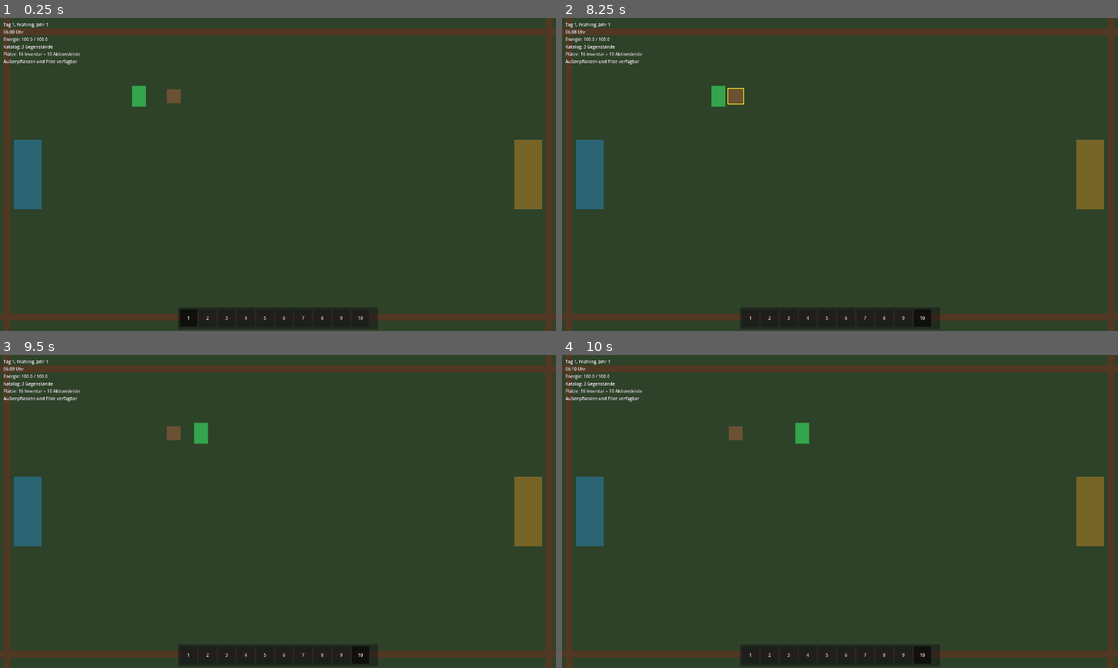
Above: before the commit, frames 1-4 (two rows, left to right).
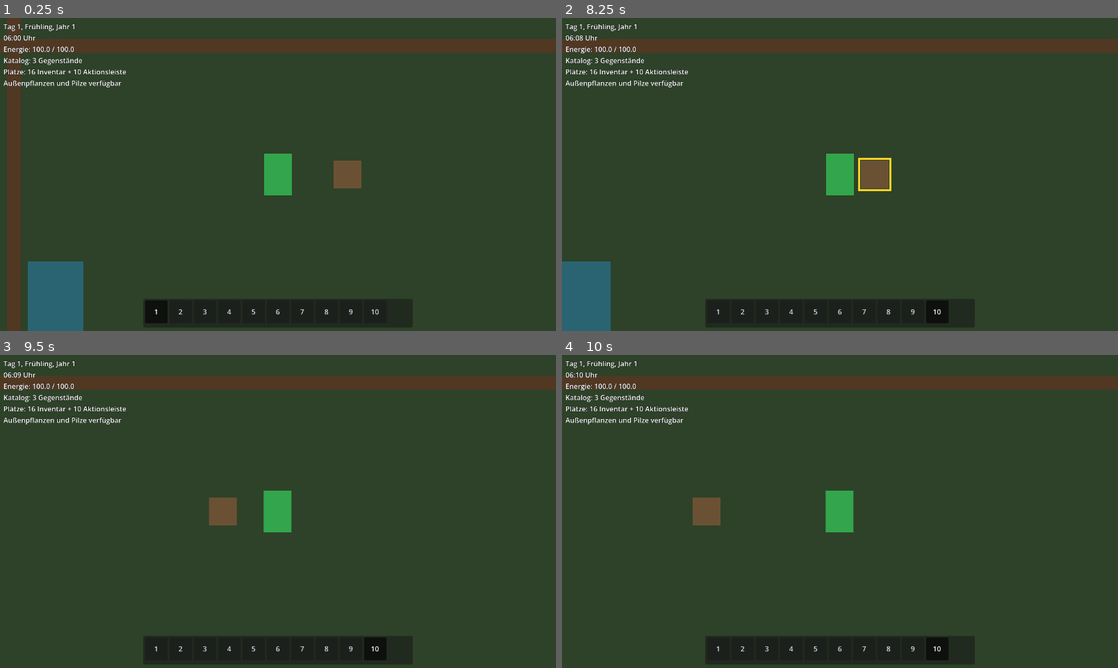
Above: after the commit, the same moments.

Repository: stasar14-rgb/Harvest-Dream
Game: Godot game, scene res://scenes/main.tscn
Same seed, same stepped clock (60 frames per second), same inputs: the game is played once before the commit and once after it.
Inputs (mouse positions are in pixels of both pictures, inside the frame that each line leads up to):
- Up to frame 1 (0.25 s): no input
- Up to frame 2 (8.25 s): click "1" at 0.5 s; click "2" at 1.25 s; click "3" at 2 s; click "4" at 2.75 s; click "5" at 3.5 s; click "6" at 4.25 s; click "7" at 5 s; click "8" at 5.75 s; click "9" at 6.5 s; click "10" at 7.25 s; tap Enter at 8 s; move the mouse to (962, 158) at 8.02 s; hold D (move_right) from 8.03 s (still down); hold E (interact) from 8.03 s (still down); click (962, 158) at 8.17 s
- Up to frame 3 (9.5 s): release D (move_right) at 8.75 s; release E (interact) at 8.75 s; drag from (166, 527) to (27, 511) at 8.77 s
- Up to frame 4 (10 s): tap Space at 9.5 s; move the mouse to (895, 442) at 9.52 s; hold D (move_right) from 9.53 s (still down); hold E (interact) from 9.53 s (still down)

The runs differ from the first frame. In frame 1, 19% of the frame differs, in the area x 0-100%, y 0-100%; in frame 2, 18%; in frame 3, 16%; in frame 4, 16%.

Commit message:
Darstellung auf 1280x720 abstimmen

Diff:
--- a/scenes/player/player.tscn
+++ b/scenes/player/player.tscn
@@ -31,3 +31,4 @@
 shape = SubResource("CircleShape2D_interaction")
 
 [node name="Camera2D" type="Camera2D" parent="." unique_id=590677019]
+zoom = Vector2(2, 2)
--- a/scenes/test_area.tscn
+++ b/scenes/test_area.tscn
@@ -24,13 +24,13 @@
 [node name="TimeLabel" type="Label" parent="DebugTimeLayer"]
 offset_left = 8.0
 offset_top = 8.0
-offset_right = 260.0
-offset_bottom = 130.0
+offset_right = 520.0
+offset_bottom = 220.0
 mouse_filter = 2
 theme_override_colors/font_color = Color(1, 1, 1, 1)
 theme_override_colors/font_outline_color = Color(0, 0, 0, 1)
-theme_override_constants/outline_size = 1
-theme_override_font_sizes/font_size = 10
+theme_override_constants/outline_size = 2
+theme_override_font_sizes/font_size = 16
 text = "Kalender wird geladen ..."
 script = ExtResource("4_debug_time")
 
--- a/scenes/ui/inventory_ui.tscn
+++ b/scenes/ui/inventory_ui.tscn
@@ -3,7 +3,7 @@
 [ext_resource type="Script" path="res://scripts/inventory/inventory_ui.gd" id="1_inventory_ui"]
 
 [sub_resource type="Theme" id="Theme_inventory"]
-default_font_size = 10
+default_font_size = 16
 
 [node name="InventoryUI" type="CanvasLayer"]
 layer = 20
@@ -26,27 +26,27 @@
 anchor_top = 0.5
 anchor_right = 0.5
 anchor_bottom = 0.5
-offset_left = -190.0
-offset_top = -155.0
-offset_right = 190.0
-offset_bottom = 125.0
+offset_left = -300.0
+offset_top = -250.0
+offset_right = 300.0
+offset_bottom = 210.0
 grow_horizontal = 2
 grow_vertical = 2
 mouse_filter = 0
 
 [node name="Margin" type="MarginContainer" parent="Root/InventoryPanel"]
 layout_mode = 2
-theme_override_constants/margin_left = 12
-theme_override_constants/margin_top = 12
-theme_override_constants/margin_right = 12
-theme_override_constants/margin_bottom = 12
+theme_override_constants/margin_left = 20
+theme_override_constants/margin_top = 20
+theme_override_constants/margin_right = 20
+theme_override_constants/margin_bottom = 20
 
 [node name="VBox" type="VBoxContainer" parent="Root/InventoryPanel/Margin"]
 layout_mode = 2
 
 [node name="Title" type="Label" parent="Root/InventoryPanel/Margin/VBox"]
 layout_mode = 2
-theme_override_font_sizes/font_size = 12
+theme_override_font_sizes/font_size = 22
 text = "Inventar"
 horizontal_alignment = 1
 
@@ -57,7 +57,7 @@
 
 [node name="InventoryScroll" type="ScrollContainer" parent="Root/InventoryPanel/Margin/VBox"]
 layout_mode = 2
-custom_minimum_size = Vector2(0, 168)
+custom_minimum_size = Vector2(0, 300)
 horizontal_scroll_mode = 0
 
 [node name="InventoryGrid" type="GridContainer" parent="Root/InventoryPanel/Margin/VBox/InventoryScroll"]
@@ -77,10 +77,10 @@
 anchor_top = 1.0
 anchor_right = 0.5
 anchor_bottom = 1.0
-offset_left = -230.0
-offset_top = -54.0
-offset_right = 230.0
-offset_bottom = -4.0
+offset_left = -310.0
+offset_top = -74.0
+offset_right = 310.0
+offset_bottom = -8.0
 grow_horizontal = 2
 grow_vertical = 0
 mouse_filter = 0
@@ -115,10 +115,10 @@
 cancel_button_text = "Abbrechen"
 
 [node name="QuantitySpinBox" type="SpinBox" parent="QuantityDialog"]
-offset_left = 8.0
-offset_top = 54.0
-offset_right = 292.0
-offset_bottom = 86.0
+offset_left = 12.0
+offset_top = 72.0
+offset_right = 408.0
+offset_bottom = 112.0
 min_value = 1.0
 value = 1.0
 allow_greater = false
--- a/scripts/inventory/inventory_slot_control.gd
+++ b/scripts/inventory/inventory_slot_control.gd
@@ -13,7 +13,7 @@
 	item_database = new_item_database
 	container_id = new_container_id
 	slot_index = new_slot_index
-	custom_minimum_size = Vector2(40, 40)
+	custom_minimum_size = Vector2(52, 52)
 	focus_mode = Control.FOCUS_NONE
 	update_slot()
 
@@ -59,7 +59,7 @@
 	if slot == null or slot.is_empty():
 		return null
 	var preview := Button.new()
-	preview.custom_minimum_size = Vector2(40, 40)
+	preview.custom_minimum_size = Vector2(52, 52)
 	preview.text = text
 	preview.icon = icon
 	preview.mouse_filter = Control.MOUSE_FILTER_IGNORE
--- a/scripts/inventory/inventory_ui.gd
+++ b/scripts/inventory/inventory_ui.gd
@@ -114,7 +114,7 @@
 		return
 	quantity_spin_box.max_value = slot.amount - 1
 	quantity_spin_box.value = 1
-	quantity_dialog.popup_centered(Vector2i(300, 140))
+	quantity_dialog.popup_centered(Vector2i(420, 180))
 
 func _on_quantity_confirmed() -> void:
 	_inventory_system.split_amount(_quantity_source_container, _quantity_source_index, int(quantity_spin_box.value))
Not shown, changed: Game_Currens.md
